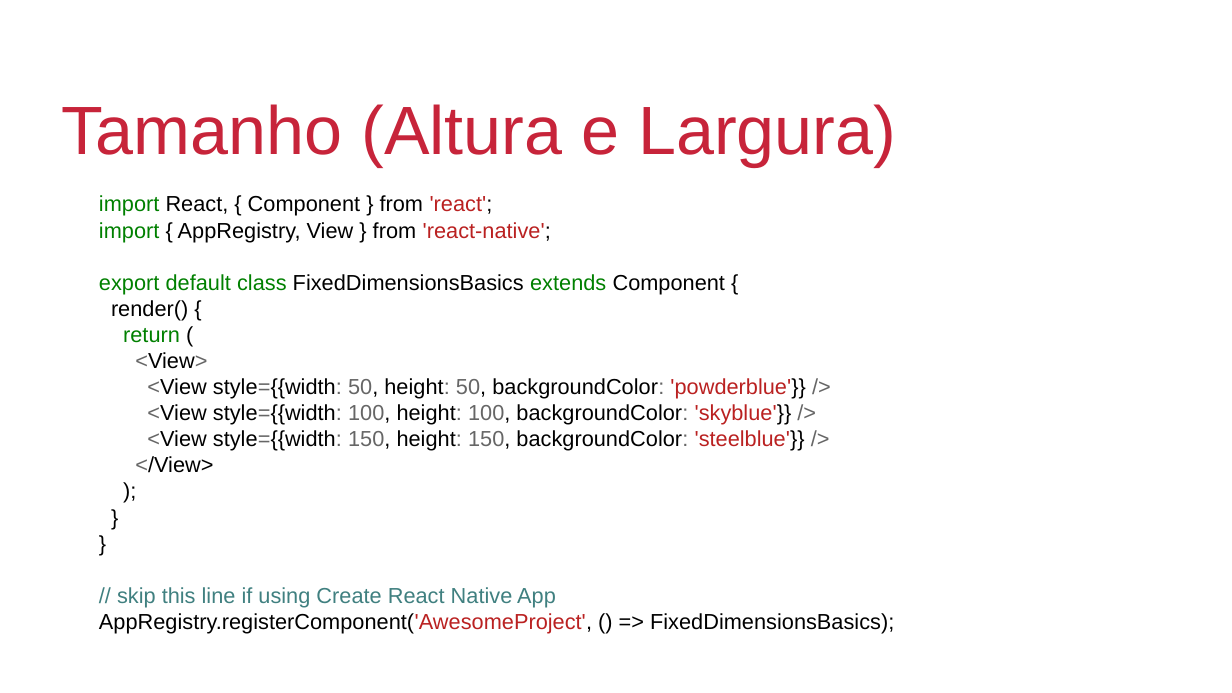
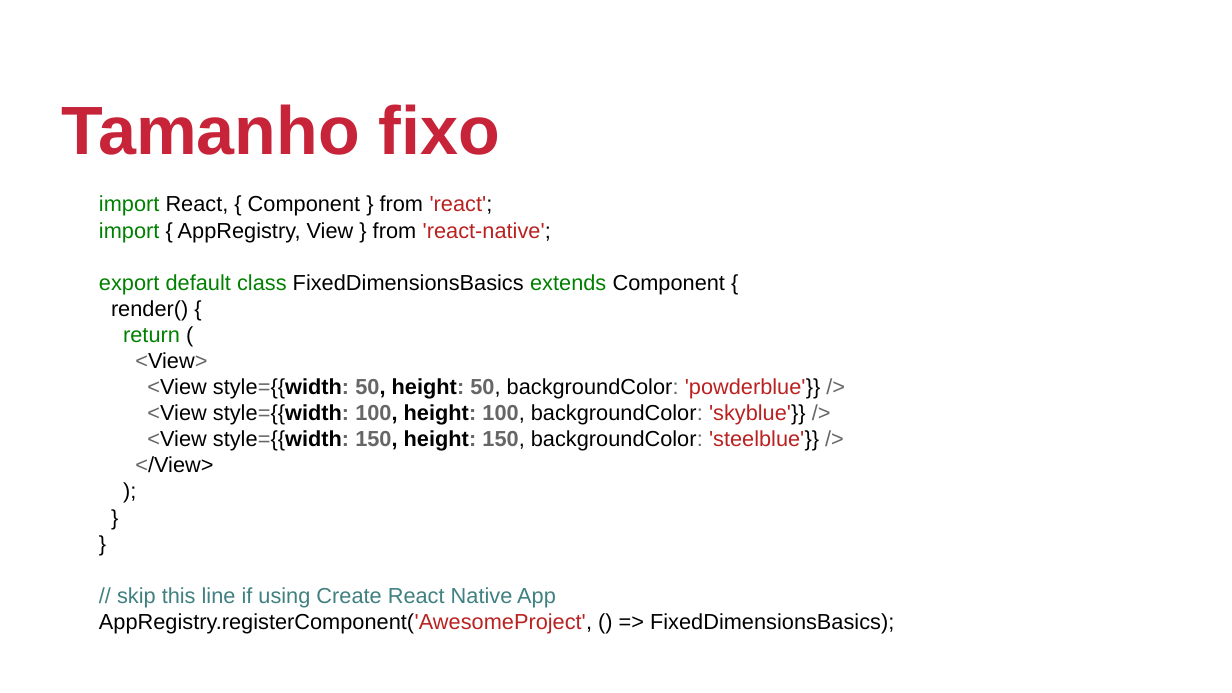
Before and after one commit to johnmagt/PIDM-2019_2, a slide deck: slide 37 of SLIDES/aula01.odp (slide 36 before the commit). Drawn at 1232x693 pixels with LibreOffice and Linux fonts; fonts in the diff are those of the drawing; background and template pictures are left out. Boxes give left, top, right and bottom in pixels: in the first picture for what was removed or moved away, otherwise in the second. Text is boxed around its words. In the diff, an @@ line names an element or a change of style, - is before the commit and + after.

```diff
--- a/SLIDES/aula01.odp
+++ b/SLIDES/aula01.odp
@@ title at [62,104,500,155]: text changed; bold on @@
-Tamanho (Altura e Largura)
+Tamanho fixo
@@ text at [147,378,820,451]: bold on in "style={{width: 50, height: 50,", "style={{width: 100, height: 100,", "style={{width: 150, height: 150," @@
```
Also in this commit, not shown: 40 other slides changed, 22 slides added, 5 other files.
